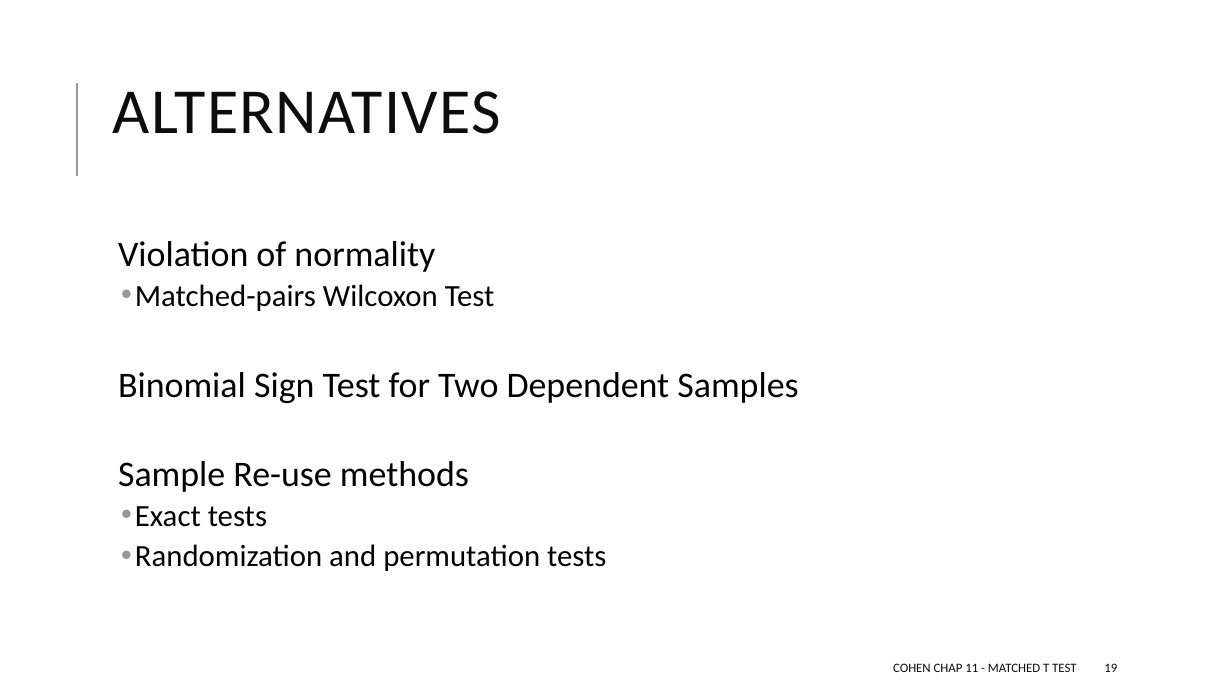
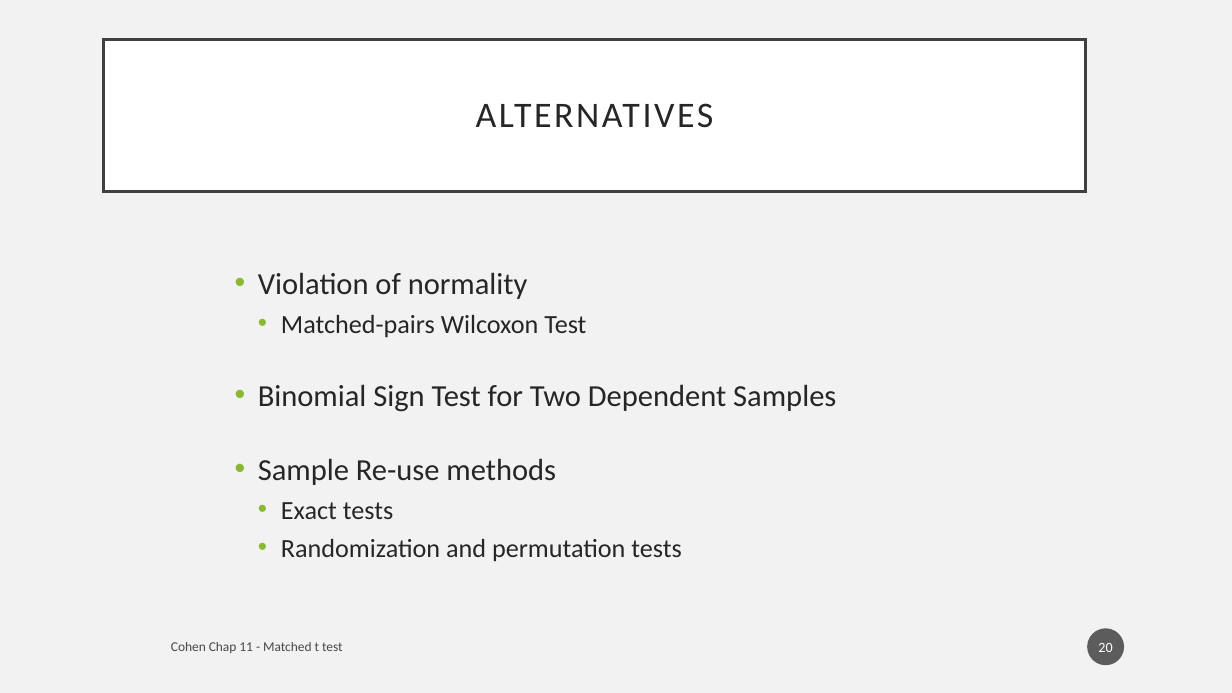
Before and after one commit to TysonStanley/EDUC-6600, a slide deck: slide 20 of old/Cohen chap 11 Matched t Test (screen).pptx (slide 19 before the commit). Drawn at 1232x693 pixels with LibreOffice and Linux fonts; fonts in the diff are those of the drawing. Boxes give left, top, right and bottom in pixels: in the first picture for what was removed or moved away, otherwise in the second. Text is boxed around its words. In the diff, an @@ line names an element or a change of style, - is before the commit and + after.

```diff
--- a/old/Cohen chap 11 Matched t Test (screen).pptx
+++ b/old/Cohen chap 11 Matched t Test (screen).pptx
@@ background #FFFFFF to #F2F2F2 @@
@@ title "ALTERNATIVES": place and size @@
-title "ALTERNATIVES" at bbox=[113, 91, 501, 134]
+title "ALTERNATIVES" at bbox=[104, 40, 1086, 191]
@@ title "ALTERNATIVES" at bbox=[104, 40, 1086, 191]: size 50 to 28 pt, text colour #0D0D0D to #262626, letter spacing 1 to 2 pt; alignment left to centre; line spacing 0.8 to 0.9; fill none to #FFFFFF; outline none to #404040 2.5 pt @@
@@ line removed from (77, 176) to (77, 83) @@
@@ text "Violation of normality": place and size @@
-text "Violation of normality" at bbox=[118, 241, 798, 571]
+text "Violation of normality" at bbox=[258, 272, 836, 562]
@@ text "Violation of normality" at bbox=[258, 272, 836, 562]: size 28 to 23.8 pt in "Violation of normality", "Binomial Sign Test for Two Dependent Samples", "Sample Re-use methods"; text colour #000000 to #262626; size 24 to 20.4 pt in "Matched-pairs Wilcoxon Test", "Exact tests", "Randomization and permutation tests"; bullet   to •; line spacing 0.9 to 0.8; less space between paragraphs; bullet colour #969696 to #8AB833; indent changed; more space between paragraphs @@
@@ page number added at bbox=[1088, 628, 1125, 665], fill #1D1D1D at 70% opacity, 11 pt, text #FFFFFF @@
+20
@@ text at bbox=[171, 642, 343, 653]: text changed; size 10 to 10.5 pt; text colour #0D0D0D to #000000 at 70% opacity @@
-COHEN CHAP 11 - MATCHED T TEST
+Cohen Chap 11 - Matched t test
@@ page number removed at bbox=[1104, 663, 1117, 672] @@
-19
```
Also in this commit, not shown: 18 other slides changed, 1 slide added, 2 other files.
